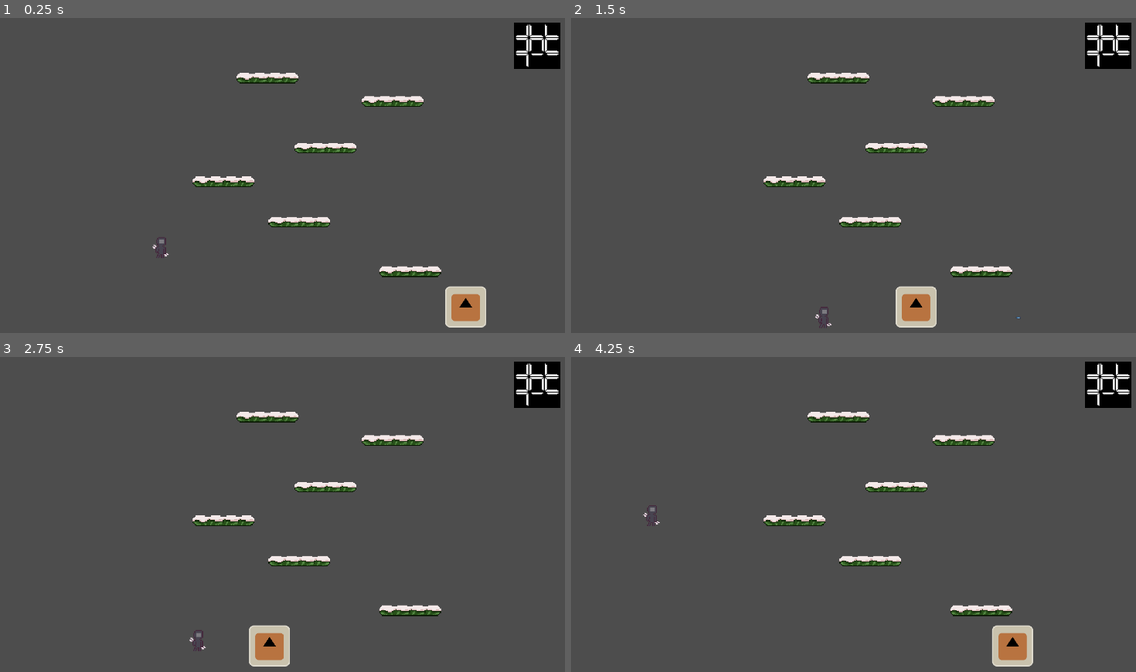
Above: before the commit, frames 1-4 (two rows, left to right).
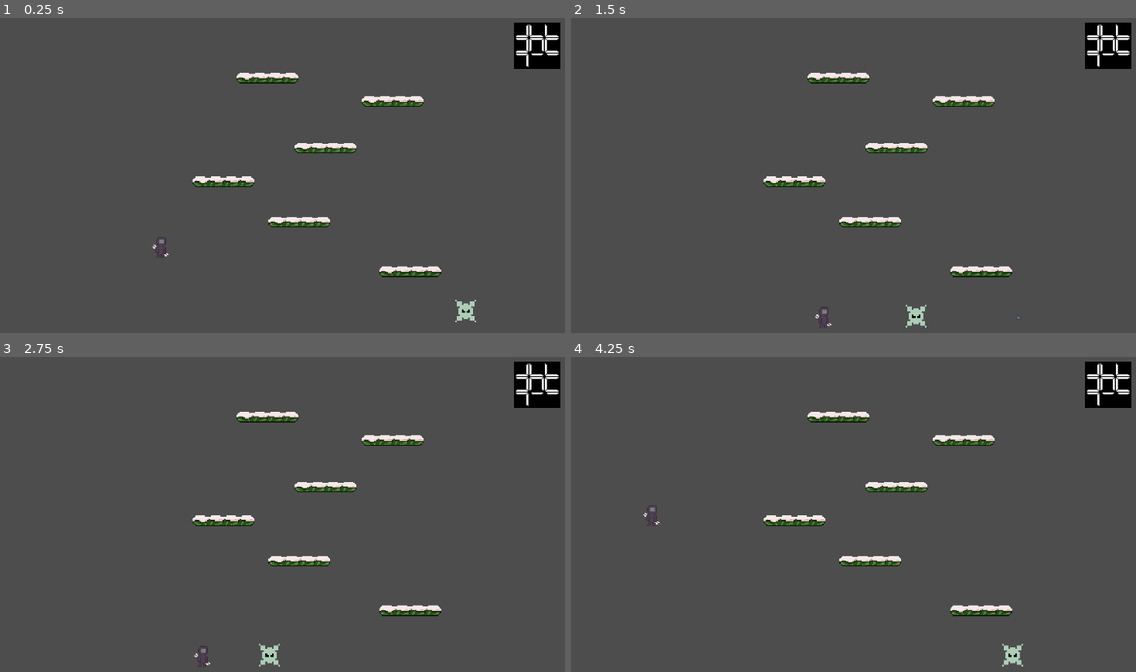
Above: after the commit, the same moments.

Repository: bkerz/shooter
Game: Godot game, scene res://main.tscn
Same seed, same stepped clock (60 frames per second), same inputs: the game is played once before the commit and once after it. The engine's default icon, where the game draws it, is replaced by a stand-in: a white triangle on a blue panel in a dark square.
Inputs:
- Up to frame 1 (0.25 s): no input
- Up to frame 2 (1.5 s): tap Enter (ui_accept) at 0.5, 0.77 s; hold Right (ui_right) from 0.53 s (still down); tap J (shoot) at 0.6, 1.35 s
- Up to frame 3 (2.75 s): tap Enter (ui_accept) at 1.52 s; release Right (ui_right) at 2.03 s; hold Left (ui_left) from 2.03 s (still down); tap J (shoot) at 2.1 s
- Up to frame 4 (4.25 s): release Left (ui_left) at 2.78 s; hold Right (ui_right) from 2.78 s (still down); tap J (shoot) at 2.85, 3.6 s; tap Enter (ui_accept) at 3.02, 3.77 s

The runs differ from the first frame. In frame 1, 0.9% of the frame differs, in the area x 78-87%, y 85-99%; in frame 2, 0.9%; in frame 3, 1.1%, in the area x 33-52%, y 85-99%; in frame 4, 1.0%.

Commit message:
feat: add texture for enemy

Diff:
--- a/entities/enemies/walker.tscn
+++ b/entities/enemies/walker.tscn
@@ -1,11 +1,11 @@
 [gd_scene load_steps=6 format=3 uid="uid://gq1cd6ofor2j"]
 
-[ext_resource type="Texture2D" uid="uid://dommtcyu7gs84" path="res://icon.svg" id="1_6pvag"]
 [ext_resource type="Shader" path="res://entities/enemies/walker.gdshader" id="1_60x5y"]
 [ext_resource type="Script" path="res://entities/enemies/walker.gd" id="1_u754f"]
+[ext_resource type="Texture2D" uid="uid://ckpm3l5dnrt57" path="res://entities/enemies/enemy.png" id="3_ftlk1"]
 
 [sub_resource type="RectangleShape2D" id="RectangleShape2D_75c05"]
-size = Vector2(133, 128)
+size = Vector2(66, 72)
 
 [sub_resource type="ShaderMaterial" id="ShaderMaterial_u6c8m"]
 shader = ExtResource("1_60x5y")
@@ -14,12 +14,12 @@
 script = ExtResource("1_u754f")
 
 [node name="CollisionShape2D" type="CollisionShape2D" parent="."]
-position = Vector2(0.5, 1)
 shape = SubResource("RectangleShape2D_75c05")
 
 [node name="Sprite2D" type="Sprite2D" parent="."]
 material = SubResource("ShaderMaterial_u6c8m")
-texture = ExtResource("1_6pvag")
+scale = Vector2(5, 5)
+texture = ExtResource("3_ftlk1")
 
 [node name="Timer" type="Timer" parent="."]
 wait_time = 2.5
Binary file added: entities/enemies/enemy.png
Not shown, added: entities/enemies/enemy.png.import
